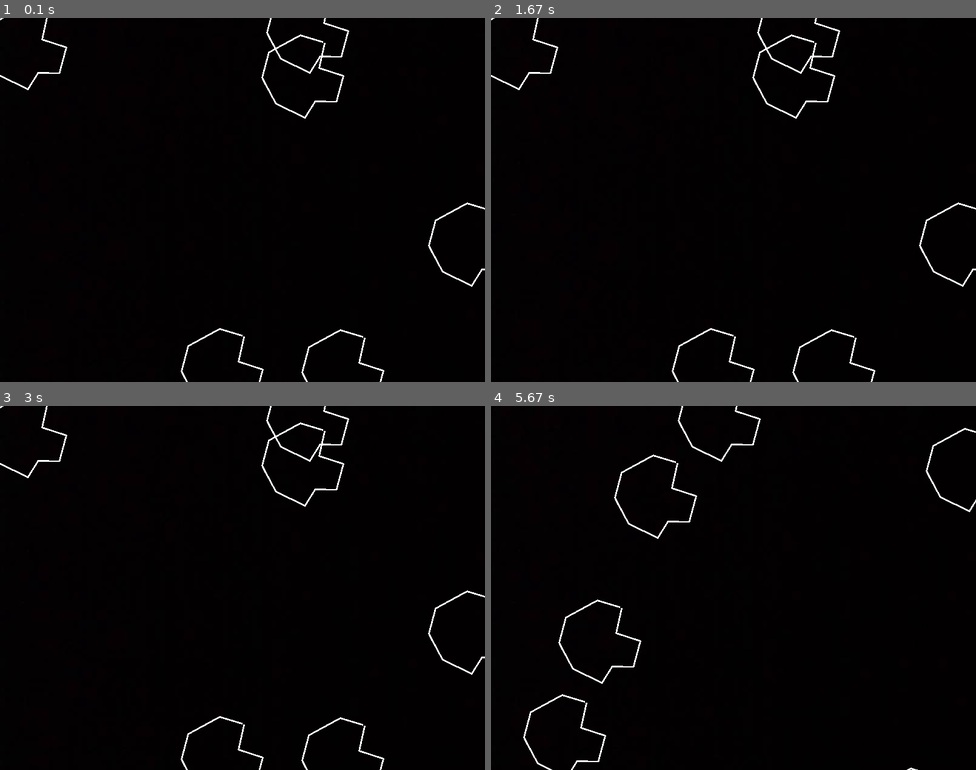
Above: before the commit, frames 1-4 (two rows, left to right).
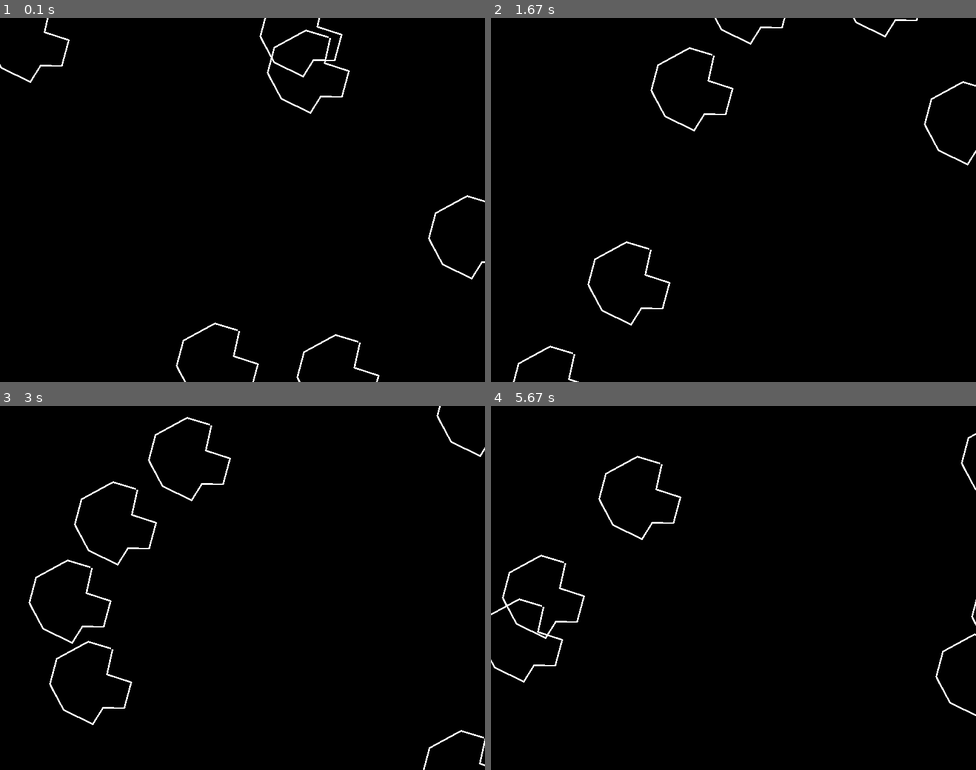
Above: after the commit, the same moments.

Repository: sd18spring/InteractiveProgramming
Game: pygame game, started from Asteroid.py
Two runs of this game, one before a commit and one after it. Both use one fixed random seed, a clock stepped at 60 frames per second and the inputs below.
Inputs:
- Up to frame 1 (0.1 s): no input
- Up to frame 2 (1.67 s): no input
- Up to frame 3 (3 s): no input
- Up to frame 4 (5.67 s): no input

The runs differ from the first frame. In frame 1, 1.9% of the frame differs, in the area x 0-100%, y 0-100%; in frame 2, 1.9%; in frame 3, 2.1%; in frame 4, 1.9%.

Commit message:
deleting black screen and adding CollectionOfAsteroids

Diff:
--- a/Asteroid.py
+++ b/Asteroid.py
@@ -26,81 +26,109 @@
                 self.y = 0 - self.h
             elif(self.y <= 0 - self.h):
                 self.y = height
+            self.rect = pygame.Rect((self.x,self.y),(self.x+self.w,self.y+self.h))
             gameDisplay.blit(self.image,(self.x,self.y)) # draws the asteroid on the screen
 class LargeAsteroid(Asteroid):
     def __init__(self,x,y,speed,direction):
         super().__init__(x,y,speed,direction)
         self.image = pygame.transform.scale(self.image,(self.w // 2,self.h // 2)) # scales the asteroid to size
         self.w,self.h = self.image.get_size()
+        self.rect = pygame.Rect((self.x,self.y),(self.x+self.w,self.y+self.h))
     def destroy(self):
-        self.destroyed = True
-        MedAster = []
-        for i in range(2):
-            MedAster.append(MediumAsteroid(self.x,self.y,self.speed*2,random.uniform(0,2*math.pi))) #makes two more medium asteroids in it's place with random directions
-        return MedAster
+        if(not self.destroyed):
+            self.destroyed = True
+            MedAster = []
+            for i in range(2):
+                MedAster.append(MediumAsteroid(self.x,self.y,self.speed*1.5,random.uniform(0,2*math.pi))) #makes two more medium asteroids in it's place with random directions
+            return MedAster
+        return None
 class MediumAsteroid(Asteroid):
     def __init__(self,x,y,speed,direction):
         super().__init__(x,y,speed,direction)
         self.image = pygame.transform.scale(self.image,(self.w // 4,self.h // 4)) # half as big as large asteroid
         self.w,self.h = self.image.get_size()
+        self.rect = pygame.Rect((self.x,self.y),(self.x+self.w,self.y+self.h))
+    def destroy(self):
+        if(not self.destroyed):
+            self.destroyed = True
+            SmallAster = []
+            for i in range(2):
+                SmallAster.append(SmallAsteroid(self.x,self.y,self.speed*1.5,random.uniform(0,2*math.pi))) #makes two more medium asteroids in it's place with random directions
+            return SmallAster
+        return None
 class SmallAsteroid(Asteroid):
     def __init__(self,x,y,speed,direction):
         super().__init__(x,y,speed,direction)
         self.image = pygame.transform.scale(self.image,(self.w // 8,self.h // 8)) # half as big as large asteroid
         self.w,self.h = self.image.get_size()
-
-def spawnAsteroids(numberOfAsteroids,gameDisplay,speed):
-    width, height = gameDisplay.get_size()
-    listOfAsteroids = [] # initializes a list of asteroids to update
-    sampleAsteroid = LargeAsteroid(0,0,0,0) # a sample asteroid to know where to spawn the asteroids in case we change the size later
-    smallArea = 100 # the area that asteroids are to spawn around the the edge
-    for i in range(numberOfAsteroids):
-        side = random.randint(1,4)
-        if(side == 1): # left side of the screen
-            x = random.randint(-sampleAsteroid.w // 2,smallArea - sampleAsteroid.w // 2)
-            y = random.randint(-sampleAsteroid.h // 2,height - sampleAsteroid.h // 2)
-        elif(side == 2): # top side of the screen
-            x = random.randint(-sampleAsteroid.w // 2,width - sampleAsteroid.w // 2)
-            y = random.randint(-sampleAsteroid.w // 2,smallArea - sampleAsteroid.w // 2)
-        elif(side == 3): # right side of the screen
-            x = random.randint(width-smallArea - sampleAsteroid.w // 2,width - sampleAsteroid.w // 2)
-            y = random.randint( -sampleAsteroid.w // 2,height - sampleAsteroid.w // 2)
-        elif(side == 4): # bottom of the screen
-            x = random.randint( -sampleAsteroid.w // 2,width - sampleAsteroid.w // 2)
-            y = random.randint(height-smallArea - sampleAsteroid.w // 2,height - sampleAsteroid.w // 2)
-        direction = random.uniform(0,math.pi * 2) # initiate each asteroid with a random direction
-        listOfAsteroids.append(LargeAsteroid(x,y,speed,direction))
-    return listOfAsteroids
-
+        self.rect = pygame.Rect((self.x,self.y),(self.x+self.w,self.y+self.h))
+    def destroy(self):
+        self.destroyed = True
+class CollectionOfAsteroids():
+    def __init__(self,gameDisplay,speed):
+        self.listOfAsteroids = []
+        self.gameDisplay = gameDisplay
+        self.speed = speed
+    def spawnAsteroids(self,numberOfAsteroids):
+        width, height = gameDisplay.get_size()
+        listOfAsteroids = [] # initializes a list of asteroids to update
+        listOfRects = []
+        sampleAsteroid = LargeAsteroid(0,0,0,0) # a sample asteroid to know where to spawn the asteroids in case we change the size later
+        smallArea = 100 # the area that asteroids are to spawn around the the edge
+        for i in range(numberOfAsteroids):
+            side = random.randint(1,4)
+            if(side == 1): # left side of the screen
+                x = random.randint(-sampleAsteroid.w // 2,smallArea - sampleAsteroid.w // 2)
+                y = random.randint(-sampleAsteroid.h // 2,height - sampleAsteroid.h // 2)
+            elif(side == 2): # top side of the screen
+                x = random.randint(-sampleAsteroid.w // 2,width - sampleAsteroid.w // 2)
+                y = random.randint(-sampleAsteroid.w // 2,smallArea - sampleAsteroid.w // 2)
+            elif(side == 3): # right side of the screen
+                x = random.randint(width-smallArea - sampleAsteroid.w // 2,width - sampleAsteroid.w // 2)
+                y = random.randint(-sampleAsteroid.w // 2,height - sampleAsteroid.w // 2)
+            elif(side == 4): # bottom of the screen
+                x = random.randint(-sampleAsteroid.w // 2,width - sampleAsteroid.w // 2)
+                y = random.randint(height-smallArea - sampleAsteroid.w // 2,height - sampleAsteroid.w // 2)
+            direction = random.uniform(0,math.pi * 2) # initiate each asteroid with a random direction
+            listOfAsteroids.append(LargeAsteroid(x,y,self.speed,direction))
+            listOfRects.append(listOfAsteroids[i].rect)
+        self.listOfAsteroids = listOfAsteroids
+        self.listOfRects = listOfRects
+    def updateAsteroids(self,gameDisplay):
+        listOfRects = []
+        print(pygame.Rect.collidelistall(self.listOfRects[0],self.listOfRects))
+        for i in self.listOfAsteroids:
+            i.update(gameDisplay)
+            listOfRects.append(i.rect)
+        self.listOfRects = listOfRects
+    def destroyAll(self):
+        sizeOfAsteroids = range(len(self.listOfAsteroids))
+        for i in sizeOfAsteroids:
+            newAsteroid = self.listOfAsteroids[i].destroy()
+            if(newAsteroid != None):
+                self.listOfAsteroids += newAsteroid # destroying all of the asteroids making them medium
+        for i in sizeOfAsteroids:
+            self.listOfAsteroids.pop(0)
 pygame.init()
 gameDisplay = pygame.display.set_mode((800,600))
-#Asteroid1 = SmallAsteroid(200,300,4,math.pi / 4)
-Asteroids = spawnAsteroids(6,gameDisplay,2) # initiating a list of asteroids to keep track of
-BlackScreen = pygame.image.load('BlackScreen.jpg') # black screen is the background
-gameDisplay.blit(BlackScreen,(0,0))
-for j in Asteroids:
-    j.update(gameDisplay) # testing the many asteroids spawn in the right spot
+clock = pygame.time.Clock()
+CollAster = CollectionOfAsteroids(gameDisplay,2)
+CollAster.spawnAsteroids(6) # initiating a list of asteroids to keep track of
+Black = (0,0,0) # black screen is the background
+gameDisplay.fill(Black)
+CollAster.updateAsteroids(gameDisplay) # testing the many asteroids spawn in the right spot
 pygame.display.update()
-pygame.time.delay(3000)
-for i in range(400):
-    gameDisplay.blit(BlackScreen,(0,0))
-    #Asteroid1.update(gameDisplay)
-    for j in Asteroids:
-        j.update(gameDisplay) # update each asteroid
-    pygame.display.update()
-    pygame.time.delay(20)
-for k in Asteroids:
-    Asteroids += k.destroy() # destroying all of the asteroids making them medium
-for i in range(400):
-    gameDisplay.blit(BlackScreen,(0,0))
-    #Asteroid1.update(gameDisplay)
-    for j in Asteroids:
-        j.update(gameDisplay) # reupdate everything
-    pygame.display.update()
-    pygame.time.delay(20)
+
 running = True # for the exit of the game
 while running:
+    gameDisplay.fill(Black)
+    CollAster.updateAsteroids(gameDisplay)# update each asteroid
+    pygame.display.update()
+    clock.tick(60)
     for event in pygame.event.get():
         if event.type == pygame.QUIT:
             running = False
+        if event.type == pygame.KEYUP:
+            if event.key == pygame.K_q:
+                running = False
 pygame.quit()
Binary file removed: BlackScreen.jpg
